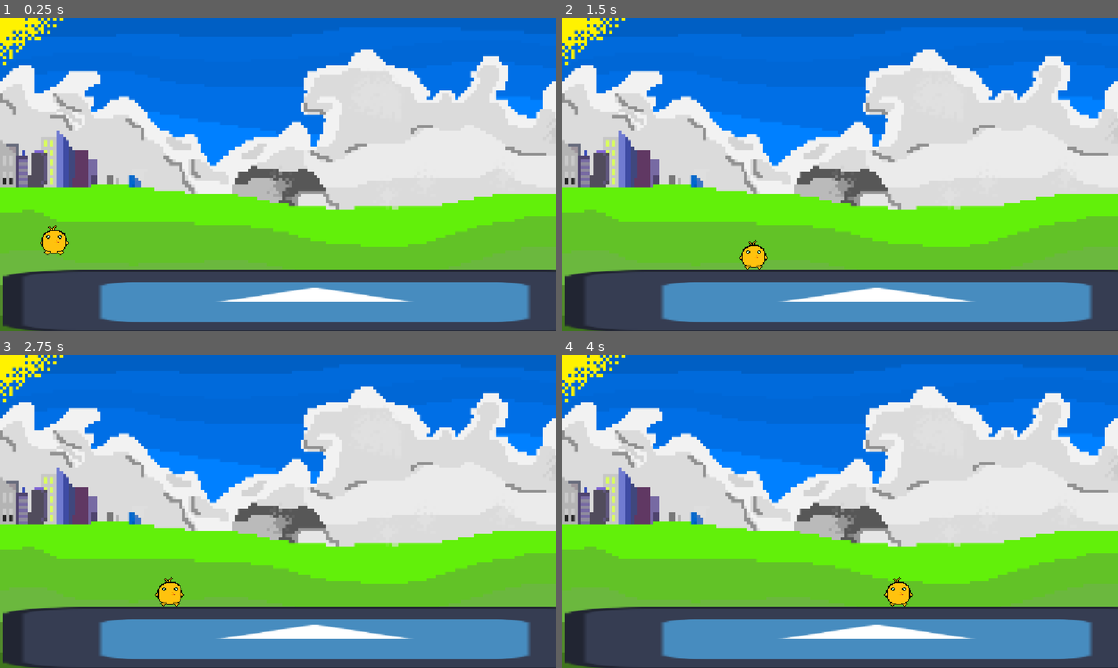
Above: before the commit, frames 1-4 (two rows, left to right).
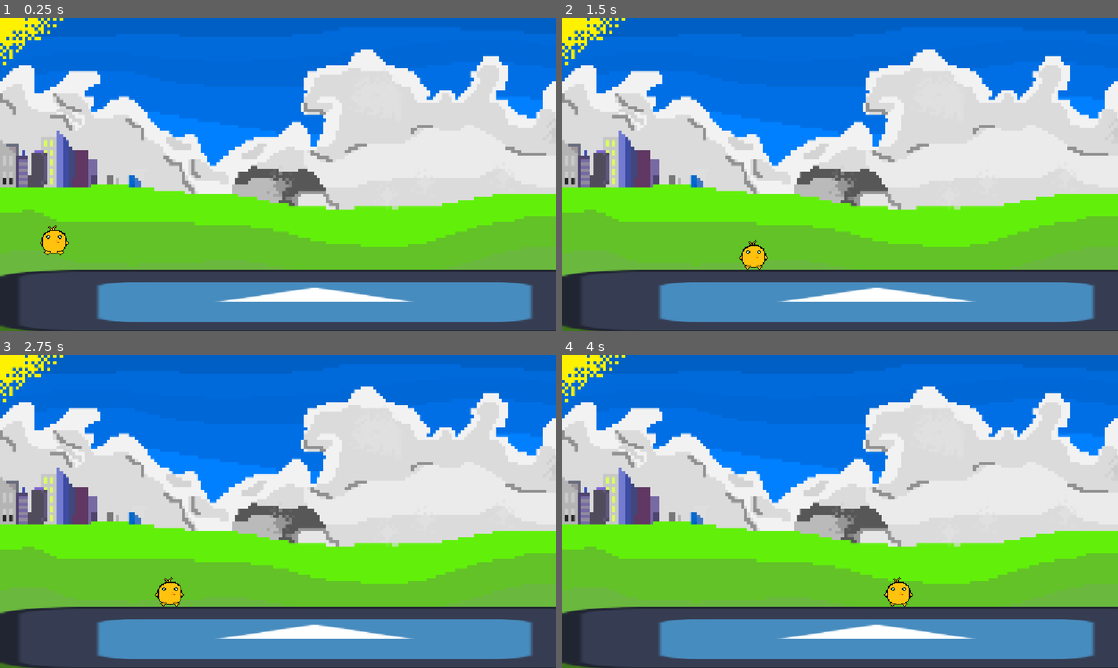
Above: after the commit, the same moments.

Repository: Astein111/Micro-game-jam-67
Game: Godot game, scene res://Scenes/main.tscn
Two runs of this game, one before a commit and one after it. Both use one fixed random seed, a clock stepped at 60 frames per second and the inputs below. Before the commit the project has no main scene; this scene is started directly in both runs. The engine's default icon, where the game draws it, is replaced by a stand-in: a white triangle on a blue panel in a dark square.
Inputs:
- Up to frame 1 (0.25 s): no input
- Up to frame 2 (1.5 s): tap Enter (ui_accept) at 0.5, 0.77 s; hold Right (ui_right) from 0.53 s (still down)
- Up to frame 3 (2.75 s): tap Enter (ui_accept) at 1.52 s; release Right (ui_right) at 2.03 s; hold Left (ui_left) from 2.03 s (still down)
- Up to frame 4 (4 s): release Left (ui_left) at 2.78 s; hold Right (ui_right) from 2.78 s (still down); tap Enter (ui_accept) at 3.02, 3.77 s

The runs differ from the first frame. In frame 1, 0.4% of the frame differs, in the area x 0-96%, y 80-100%; in frame 2, 0.4%; in frame 3, 0.4%; in frame 4, 0.4%.

Commit message:
main scene is current

Diff:
--- a/Scenes/main.tscn
+++ b/Scenes/main.tscn
@@ -25,5 +25,5 @@
 shape = SubResource("RectangleShape2D_4pm53")
 
 [node name="sprite" type="Sprite2D" parent="Floor" unique_id=915046043]
-scale = Vector2(10.078125, 1)
+scale = Vector2(10.203125, 1)
 texture = ExtResource("3_8gbba")
--- a/project.godot
+++ b/project.godot
@@ -11,6 +11,7 @@
 [application]
 
 config/name="New Game Project"
+run/main_scene="uid://cqow47bch5ocs"
 config/features=PackedStringArray("4.7", "Forward Plus")
 config/icon="res://Assets/art/icon.svg"
 
